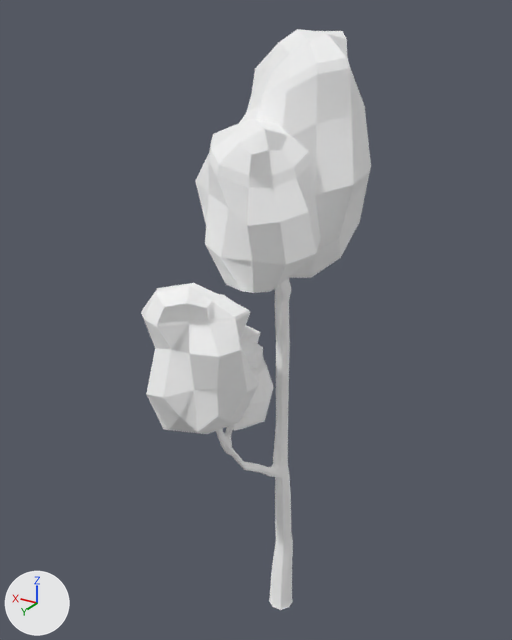
What one commit did to the glTF model assets/nature_lowpoly/BirchTree_Snow_5.glb.
Before and after are seen from a 50 mm camera at (-2.47, 4.57, 5.08) aimed at (0.2, 0.13, 2.86). Every picture has the same lights, and +X, +Y and +Z are marked at lower left. The picture after the commit comes second.

Script lines for the objects in view, before the commit:
```python
mat_black = principled_material('Black')
mat_black.base_color = (1.0, 1.0, 1.0)  # white #ffffff
mat_black.metallic = 1.0
mat_black.roughness = 1.0
mat_darkgreen = principled_material('DarkGreen')
mat_darkgreen.base_color = (1.0, 1.0, 1.0)  # white #ffffff
mat_darkgreen.metallic = 1.0
mat_darkgreen.roughness = 1.0
mat_green = principled_material('Green')
mat_green.base_color = (1.0, 1.0, 1.0)  # white #ffffff
mat_green.metallic = 1.0
mat_green.roughness = 1.0
mat_snow = principled_material('Snow')
mat_snow.base_color = (1.0, 1.0, 1.0)  # white #ffffff
mat_snow.metallic = 1.0
mat_snow.roughness = 1.0
mat_white = principled_material('White')
mat_white.base_color = (1.0, 1.0, 1.0)  # white #ffffff
mat_white.metallic = 1.0
mat_white.roughness = 1.0
me_cube_118 = bpy.data.meshes.new('Cube.118')
me_cube_118.from_pydata(...)  # 913 vertices, 1806 faces; spans x -0.53..0.66, y -0.72..1.21, z -0.07..4.99
# faces by material slot: [1154, 68, 264, 128, 192]
me_cube_118.materials.append(mat_white)  # white #ffffff
me_cube_118.materials.append(mat_black)  # white #ffffff
me_cube_118.materials.append(mat_green)  # white #ffffff
me_cube_118.materials.append(mat_darkgreen)  # white #ffffff
me_cube_118.materials.append(mat_snow)  # white #ffffff
ob_birchtree_snow_5 = bpy.data.objects.new('BirchTree_Snow_5', me_cube_118)
ob_birchtree_snow_5.location = (0.0, 0.0, 0.0)
```
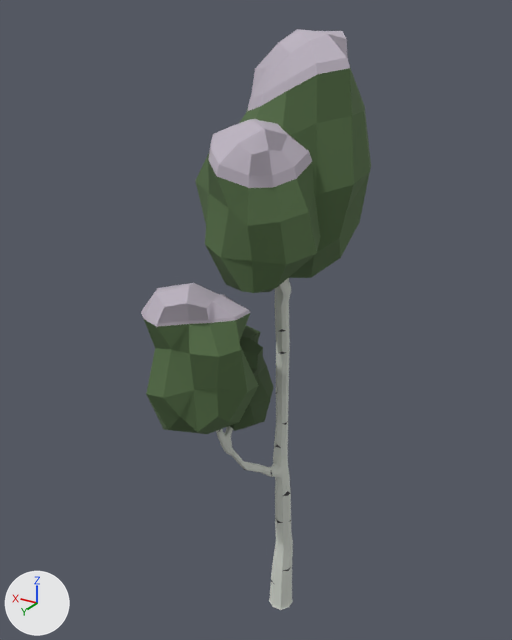
Pixel boxes (x1, y1, x2, y2) of what changed, in the pictures (512 x 640 px):
'BirchTree_Snow_5', recoloured, surface changed (darker)
    both: (141, 29, 371, 610)

What the commit changed:
In material 'White' (mat_white), metallic goes from 1.0 to 0.0.
Material 'White' (mat_white) changes colour from white #ffffff to light grey #d4d8cf; in linear values from (1.0, 1.0, 1.0) to (0.655, 0.686, 0.626).
In material 'White' (mat_white), roughness goes from 1.0 to 0.9.
Material 'Black' (mat_black) changes colour from white #ffffff to dark grey #424242; in linear values from (1.0, 1.0, 1.0) to (0.055, 0.055, 0.055).
In material 'Green' (mat_green), metallic goes from 1.0 to 0.0.
Material 'Green' (mat_green) changes colour from white #ffffff to dark green #536d45; in linear values from (1.0, 1.0, 1.0) to (0.0874, 0.152, 0.0599).
In material 'Green' (mat_green), roughness goes from 1.0 to 0.9.
In material 'DarkGreen' (mat_darkgreen), metallic goes from 1.0 to 0.0.
Material 'DarkGreen' (mat_darkgreen) changes colour from white #ffffff to dark green #415536; in linear values from (1.0, 1.0, 1.0) to (0.0532, 0.0908, 0.037).
In material 'Snow' (mat_snow), metallic goes from 1.0 to 0.0.
Material 'Snow' (mat_snow) changes colour from white #ffffff to light grey #bcb3c0; in linear values from (1.0, 1.0, 1.0) to (0.503, 0.451, 0.527).
In material 'Snow' (mat_snow), roughness goes from 1.0 to 0.9.
